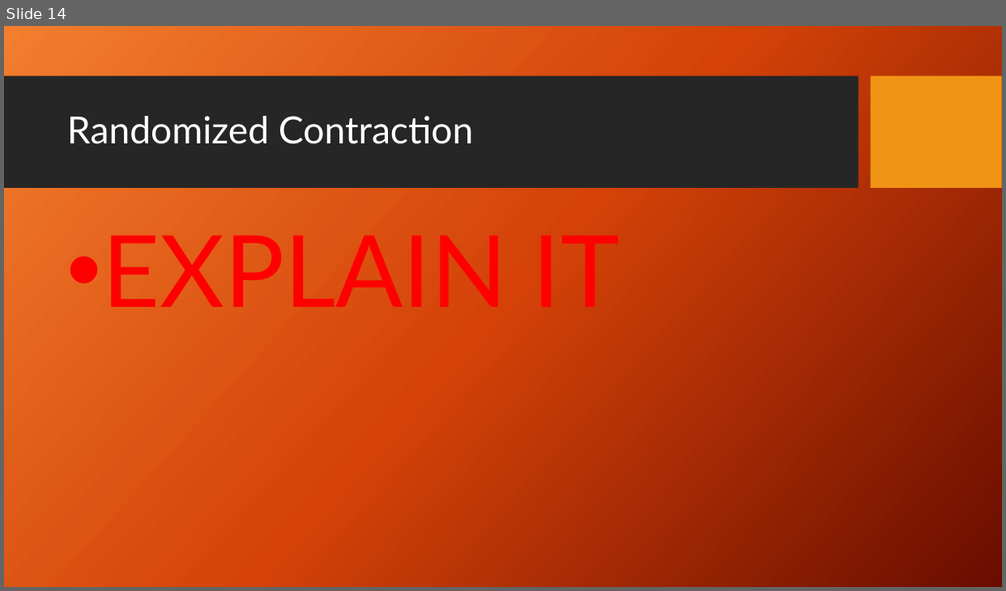
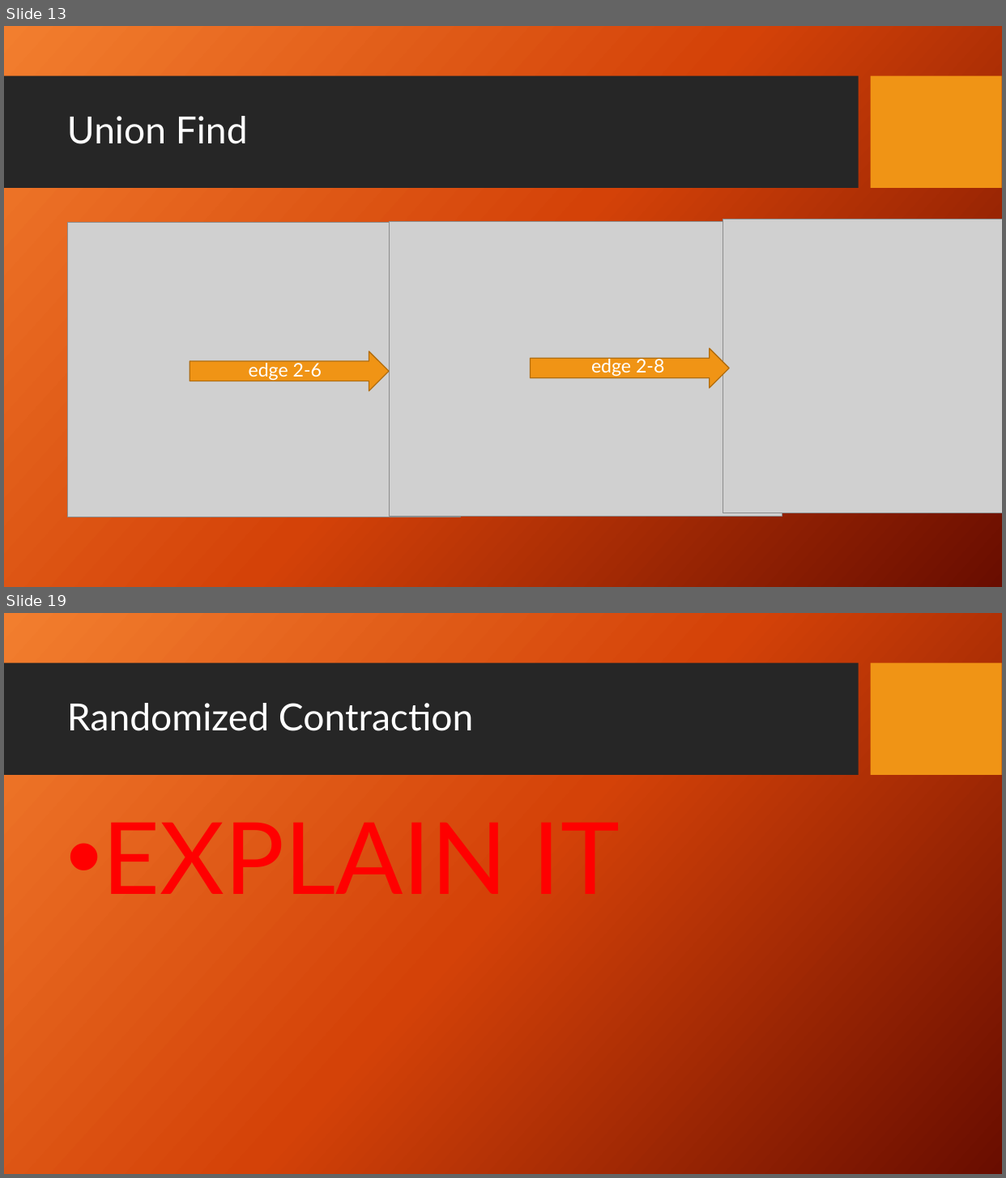
Before and after one commit to Aphlax/Parallelepipeds, a slide deck: FinalPresentation_Parallel Connected Components.pptx. Shown one above the other, each under a label of ours: slide 14 before the commit, slides 13 and 19 after it; the slides between them are not shown. The pictures are 1006x591 and 1006x1178 pixels, drawn with LibreOffice and Linux fonts; fonts in the diff are those of the drawing; grey boxes stand for pictures; background and template pictures are left out. Boxes give left, top, right and bottom in pixels: in the first picture for what was removed or moved away, otherwise in the second. Text is boxed around its words. In the diff, an @@ line names an element or a change of style, - is before the commit and + after.

```diff
--- a/FinalPresentation_Parallel Connected Components.pptx
+++ b/FinalPresentation_Parallel Connected Components.pptx
@@ slide 13 added at <box>4,26,1002,587</box>, background picture (left out); not listed: 2 template elements that a slide beside it also shows @@
@@ title added at <box>67,116,248,144</box>, 36 pt, text #FFFFFF @@
+Union Find
@@ picture added at <box>722,219,1002,514</box> @@
@@ picture added at <box>68,222,461,517</box> @@
@@ picture added at <box>389,221,782,516</box> @@
@@ right arrow added at <box>189,352,389,391</box>, fill #F09415, outline #B26D10 1 pt @@
@@ text added at <box>249,361,322,382</box>, 18 pt, text #FFFFFF @@
+edge 2-6
@@ right arrow added at <box>530,348,730,388</box>, fill #F09415, outline #B26D10 1 pt @@
@@ text added at <box>591,356,664,377</box>, 18 pt, text #FFFFFF @@
+edge 2-8
@@ what was slide 14 is now slide 19 @@
```
Also in this commit, not shown: 5 slides changed, 10 other slides added, 3 slides removed.
